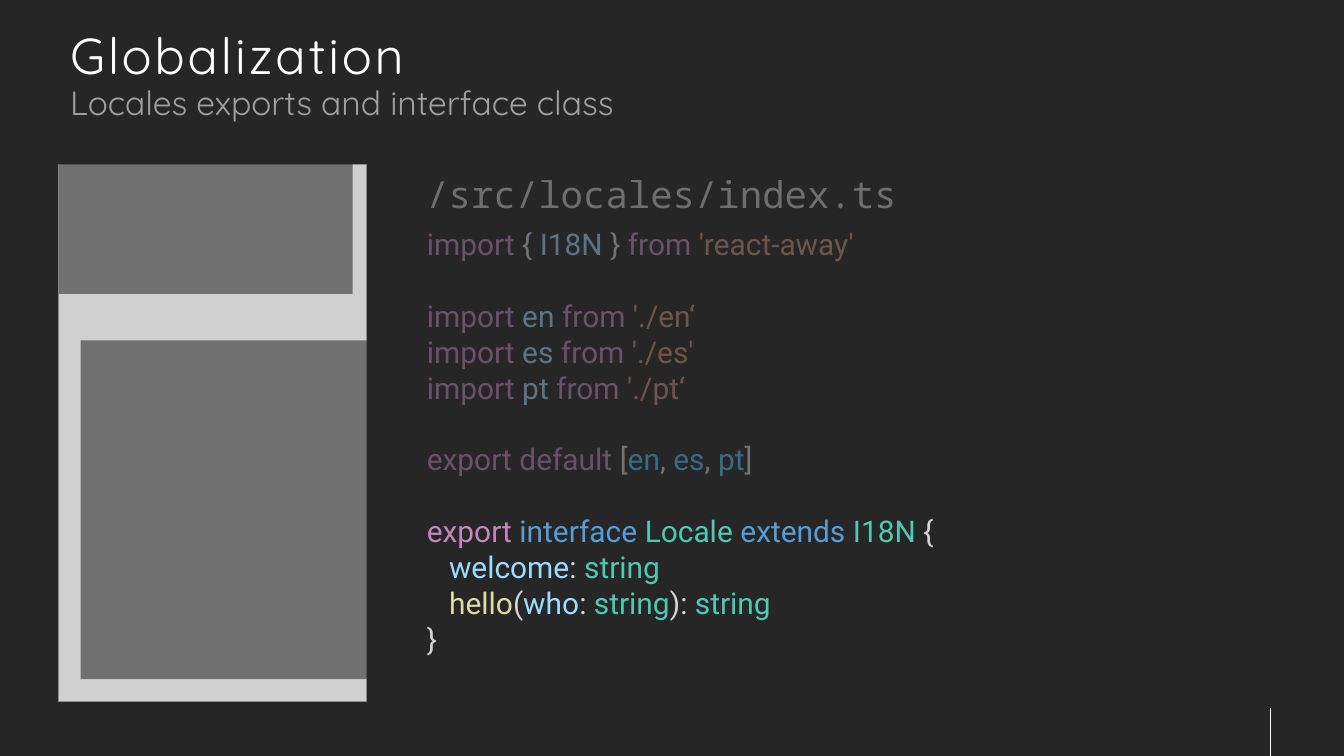
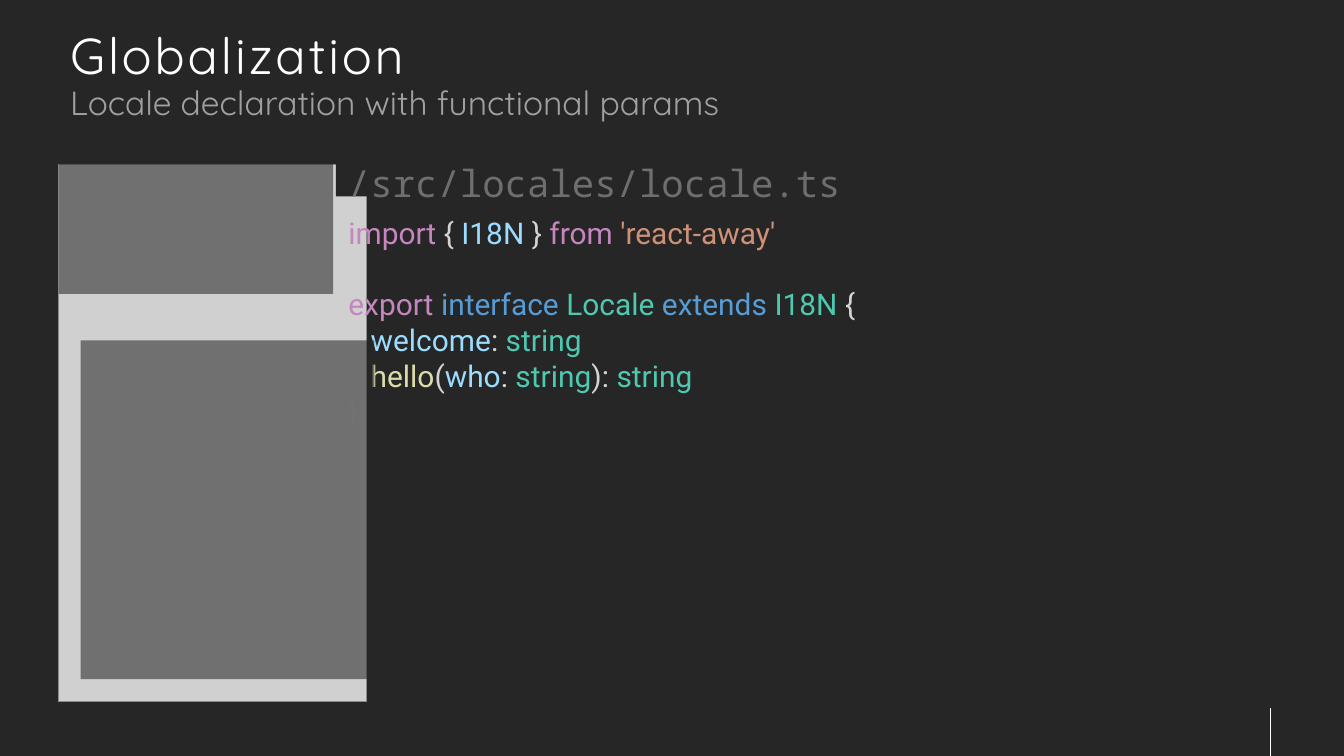
Before and after one commit to jsenaribeiro/jsenaribeiro.github.io, a slide deck: slide 13 of react-away/slides/tutorial.pptx (slide 7 before the commit). Drawn at 1344x756 pixels with LibreOffice and Linux fonts; fonts in the diff are those of the drawing; grey boxes stand for pictures. Boxes give left, top, right and bottom in pixels: in the first picture for what was removed or moved away, otherwise in the second. Text is boxed around its words. In the diff, an @@ line names an element or a change of style, - is before the commit and + after.

Commit message:
'react-away

```diff
--- a/react-away/slides/tutorial.pptx
+++ b/react-away/slides/tutorial.pptx
@@ text at (70, 90, 720, 122): text changed @@
-Locales exports and interface class
+Locale declaration with functional params
@@ rectangle: place and size @@
-rectangle at (59, 160, 353, 294)
+rectangle at (59, 160, 333, 294)
@@ text at (348, 169, 841, 207): text changed @@
-/src/locales/index.ts
+/src/locales/locale.ts
@@ text "import { I18N } from ...": place and size @@
-text "import { I18N } from ..." at (427, 232, 916, 621)
+text "import { I18N } from ..." at (348, 216, 838, 394)
@@ rectangle removed at (398, 222, 1165, 478) @@
@@ text at (427, 304, 752, 476): paragraphs removed @@
-import en from './en‘
-import es from './es'
-import pt from './pt‘
-export default [en, es, pt]
```
Also in this commit, not shown: 12 other slides changed, 12 slides added, 17 slides removed, 45 other files.
